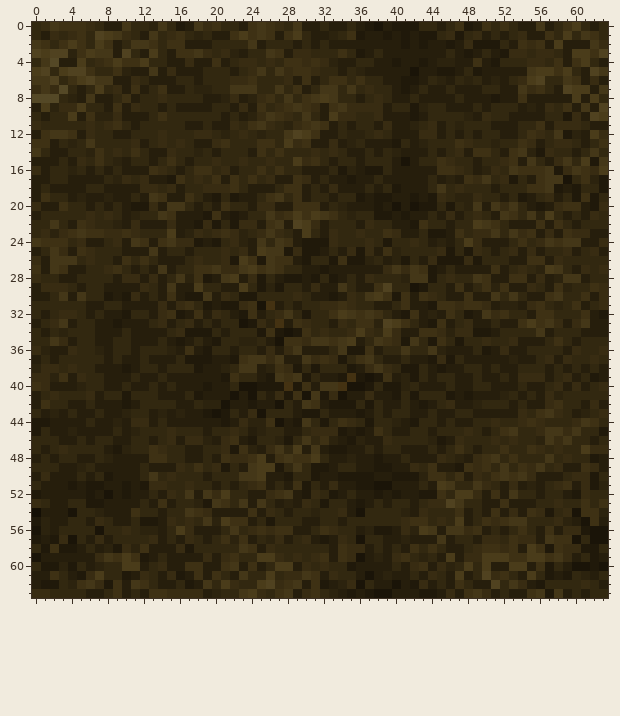
Two states of a pixel-art sprite, assets/bg-pixel.png. This is how it looked before the edit.
The file is 512x512 pixels, drawn in blocks of 8x8; one block is one cell here. Colours within 5 levels of each other are drawn and written as one.
Once edited:
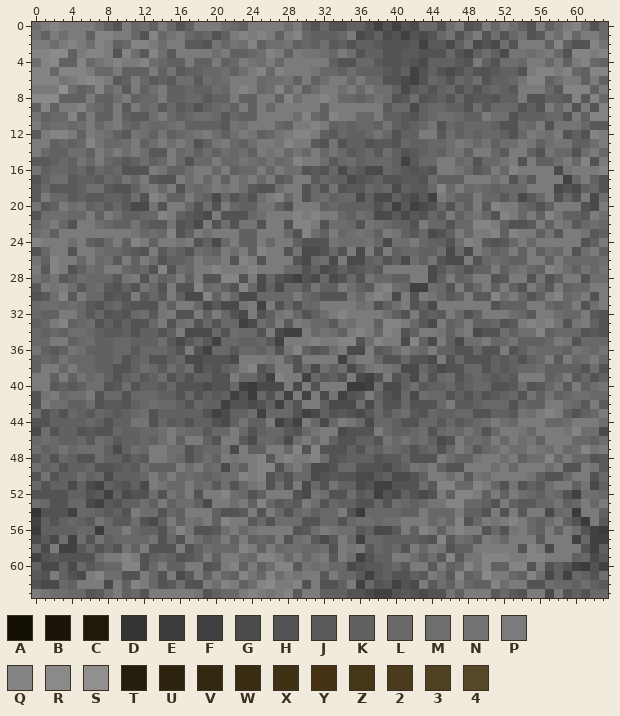
Palette (. is transparent): A #140f05  B #1a1408  C #20190a  D #343434  E #3b3b3b  F #414141  G #4a4a4a  H #535353  J #595959  K #616161  L #686868  M #6e6e6e  N #747474  P #7b7b7b  Q #848484  R #8a8a8a  S #909090  T #261e0c  U #2c230e  V #322810  W #382c12  X #3e3114  Y #443212  Z #443718  2 #4a3c1a  3 #504220  4 #544826
The exact change:
Changed rows in their new state; - is an unchanged pixel.
first column x 0:
 0 MPQPPPPMKHPLMKPLHKPPPMLKPPPPMPKHLHHKKHFHFHGLLHMPHJPLPMKHPKMPQMHL
 1 NKPMPPKQQPPLHQLNPLKLHKPQPQPKPQLKKKLPGHKGHFHGHLNHLPHMHLNHJPMQLPPL
 2 PPMPQPMQPKLQQPMPPJJHNLNMQKMMNKLKMJKHKKJHHHJFJJGKNGHGMHPPPKQKHHQN
 3 QQRRKPQQPHQMJQMJPPPPMPKKLMQPKPNNMLPMHKKHHJJHHHLHGKMKGNNMNPLHQQPQ
 4 MQRKKQLNPQPPQMLKKPKKPKLPNMPLPPPPPKHHLLJHHJHGKKKJHPKHMMLPPLPKPQLK
 5 QQLQQQPLLPKKKPKNJKKLLMKMPQLQPPPNLLKMKKKJHKFHKHGHKHHJKKHPQQPQLKQQ
 6 QQQNPQRQPJKPLJKJMMJMLMPPPLMMNKPKMPPLPLLHHGFHLKHLKMHKKLNQQKMPPKPK
 7 PPPSMKLQLNJPKMPKKLKKMLPQPLMQLPKMPPMPLPMMKGJKHKLHKHKLKJPPPLJQQQKP
 8 RRRKKKPKKMPKLLPKKLLJKKPKKPPKQMPPQPLLKLNMHJMHJKHLHJJHKKPHHKKJQJQL
 9 KQKPPQMLKPJPLMJLJKHKLMKPKPLPPPPPKPPPPPPJLLGKLLKKHMJLLLHKHPLPHPHQ
10 NKLLQKPKKPKJJMPLKLMMLJLKKPPPPMQLKQPPLLPKKJHKLMMLKKPMMHKKKLLHPKQQ
11 PLMMLMPLNPLKMLLMNKKKKJNMPPPLKPPQPKLKLLKNKJKLNHLKLLLKHHMLPHNNNLJJ
12 JPQQPKPNMKJNMKNKLMNPMKMPNKLNPQQPKJLKKLNLHKKPPJMKLKLLKHLPNMPHKHQP
13 PPKLKLQNLLMPKMPMPMHKNPLKMPPNQPPJHNHKKHJJHLKKLLMPNLNKMMPNKMNNKKMP
14 PLKKMMKPMPMPMJJPLMKMKMLMKPNPLNLPLNLJKLJMKHJKLKMNKPPLJPPKHNLLHMPL
15 JJKLKNLPLKJKMKLPLHLLPLLNMLNLMQPPMJLMKLLLKFJLLPPLMHLLNPHPKKMPLQHP
16 NKLLKLJLKLHHHPNKKMPPLPKLLPLPMMHJHLGKJGGLKJHJHPPNLJKPLQPPPPGNPPPQ
17 HKMMJKKJLKNLPJHHPMPLPKPMPLPJKPPJLKKGHJKHHJJHMKKKPPPMPHMJPPPFLPKH
18 JLJJJKMMJHHKNPLPHMLMPNPMJHHMPPHLHNHJJLKLGKJJLQLPLMLKLLLPPPGHGKLH
19 JPLLJKJJKKJMHQPKKPLKGLHKHMPQLPHLMKLLGKGGKHGJFPMKKPLLJLGJLPHLHPGM
20 NJKPMNKLJLJGGNHPPLHMHPLKKNNKHPPPKLKKKKHKFJFGHLHMKPJQPPLKHKPPPHGP
21 HMMMLLPKPMKKLLQPKJHGPHHHLMPPPQPQPPLKMLGGJGJHLJPKMNLHQPLPKQNKKJPM
22 LMPLHPPMLKKNKJJNHJGPHMHNNHPPHQQPHMMLHNMLKKHPLLHLLQQPKHHJPKPNJLML
23 MNKPPPPPPPPNLMLQHKPMPPPKKPPPLHQMKPLMNMKPNKJLGHKPLPPQKQPPKNJPPNJK
24 QPPPMPKJLPKQPKPPNPHKGLPKKPLPPKHHHNMMMNLGMMPLKKHMQPJHJLPLPPPPPHKP
25 HLPPHPPMLLKJHPJLKHMLKPMPKQPPHNGGHLHPGPHPKLLKKMGLGPMKLPKPKMLPHMPK
26 NKQPPLPLMJPKPMHKKLPMMPHQPHPPPHGLMGPGGKLHKGMKNHGGPHLMLKKPPKPLLLLM
27 PJQPHKMLPPLKLHQHMLPPQPPPQPPPLLHKGHKHJKJPPPPPGJLKHKKPKMNLKQPMKNLN
28 NLNJKMLLLJNPHNKLPKPHHQQHPGLHGFHGLGHLHNLLKKPPGKPKLPPHJPPHNHKPPHMM
29 JPNPMJLMJHKHNLHPHHQLMKHQLGKGLLJNKKPMKJPQMLFFMLHPJLPKPKHPLJPKLLPP
30 HJMQJPLLHJHPJLJPKGGQKPLGGLLLLPLKHHHNLPQPGPHPNLJKPJJQMPLHKPQLMPHP
31 LMMLMLJHKLJHHHNKPPLGJGGNPFPHLHLLPPPPMNHKMPHKGPPPPPPHKKKPPLKLPHMP
32 LKKPPLJLHJHLMJNPHHPKPLHGPHKNPLHKMPQPPPPMKHPJKJPLHKPPPMLJPPMLLPJH
33 KLPQKLMHKHKHHLPHMNHLHLLFGMKPJPNLLJNMPPKQQPLJGPKLPKKLHJPQPQNHNPKH
34 LKLKMMLKJJKHKKHKPGGGLHMLLHPGFFPLNMKPQPLQPHKPPNKNPGHHMKMMQKLLLHJH
35 LLPPKLMKKLLKKKMJGJLJFLLKKLJFPPPQPPQQHMQPPGQKGPKGMMPLLNKKKLPNHLLL
36 NKJKNMKKKLLJLLLKHPHFLLJLLKMHNQKHJMPGGPJKMPMLPKKHHLHHPHKMLLLKNMLN
37 KLKNLLLKKLHKLHHKLGGHHHGPPPNPKHPPPPFMPPLHHLHHGPHLHHHKJKHKLPJPLMPL
38 KPPLPLLKKHHKMLJMKMGJHKLPQHKPPHLGMKMGKNPNMGGLJGHHLLHKJKLLMKKKKHMH
39 PPKPKNLMKHKLJKMHKHKKHHPLLJFQPPFLJKHPGFHPHKGMHLMHKLKJKJPPPKLPJLHK
40 PPJKJKMMHJMHKKJLHHHGHHLFEGGGPGPHPPPEEFMGGKMJKKLJKLLHHJMHJLNJPKMN
41 HNPLMMPHLLHLLLKKHLHKJKFHELHMFPFPGNFHJPKHGLGMLLHKHKHJKLHNKNKLMMLL
42 HPMMKKMHJJHKLMLLKHLKKFHHGHKFLHPPKGGGMGLHHLHHHLPJJKLLLHLKKPPMLJPJ
43 MHKHLKJLKJKLMHKKKKKHFGKKMFLLLHFGKHJHGJLJLMJHLKKLLHHKKJNMPQPKHKLP
44 HHKKKKLKHKKNNHLJKHKKHGKNKKPFHFPLGLPNLGLLKHHLLJLJKLMPMLPPPLLMPPPM
45 GMHKKHJHHLKKLLMPMLLJLLPLHKLLJHLNPPGHHHPLKKLMHLMLNLHLPPNLPPPNQMMG
46 LMLKKLJMLJKKLKMPKPPKHPPJGLLKGMPLPKHHKKHNLNLMKGHPLMLPLPMNKPPPLLKM
47 MKLNLMMMKGKMLPPMMHKLLNGPKKPPLQHQHHHKHLKMLKHKLHLPMJLMPMMPNMPLMQNP
48 JLHLKHHMKKHKJPPMLHKMKPNPPQJPQPPQMHJKKKHJJLHHHPMKKNPPMPKMMQLPLLHJ
49 MKLHKKLHHJKJMKKKPMPLMGMKPQQHMPLGGHLLHHHGJKNMPKHHPPPMPLPPPMPHHPNJ
50 HNHKKMKLGKKKLPLPLMLKLMMQPQHKHLLGHJHHGGJKGGHKPPMPJNMPPPPNKHHLPPHL
51 LHKKGKGFKJHKGPNLLPLMJMHLNPHMHPGLHNKKGHFFHHHMJQQLLQPLHNHKJMPPKNGK
52 HHHHKKHJFKGHHMHNLPHPPQMLHKPPPHGNMHHMJKFHGKHGHPKQQPKPKPMLKMLHFMML
53 MLHHLLGFJHKKMKPKMMKGPPMPKQLJKJPMHLKKHHLHMLKLNNQQLLKHPKJJLLNKLPLP
54 DHHHFLLKJKHPMMHLKPPPKHHJPHPLHLMKLLPHELLLLKKPLLLPKKHPHPJPPGLMEPPK
55 FKHKLKJNLJJMHGKPKNMPKQPPJLHMMMHHLLHLMMLMMPPPLNLQHLPNPQPLKMPKHEPJ
56 EKKKKLLELLPLKKHMQNHHJMPLNPPPPHJMPNMMJKGGJPKQPKPQPPHLHNPLKPKPMHFE
57 GJGMFMHNKLLLLNHLHPMKLPKPKLKPHMNJGJPLFLLKKKKJHQJMLJPNLPPPJPPPFLFF
58 LGPFFJLHKHNKPHHHPHKMLLLQPKPLMMLLMHPNPJLKLHPLPNHKKPPPPPHQPGPPPHFK
59 FHJHHHHMPPQPHKLKHJKPKPPMLQQPLPLNPJPMFHKKPPMKMJQJNNQQQPPQQPPPKLGJ
60 KGGKGLJKLLQQHLPKKPPHJPQKPKMQQJNMNLLGHJJKLJPPJPKLQNQKKQQHPHKHFEHF
61 JHPKHGPQMMHHPLHPGJPKPLKQNLQMPNPPJPLLJFJKHHKJPMJQKLRPPLKQMGKFLKHM
62 HGGLKPPPGPKQPLHJMHHPMQPKMQRPPQHPHHKPFLHJFHGPJMKPLKKQMPPHHMLLKMKJ
63 PNMMLLHJMPKLHPPPPPNHKLLPQPNPQJPPKKKHHGFFHJHGHHNKPPPJLJHPPGPHKHLL
